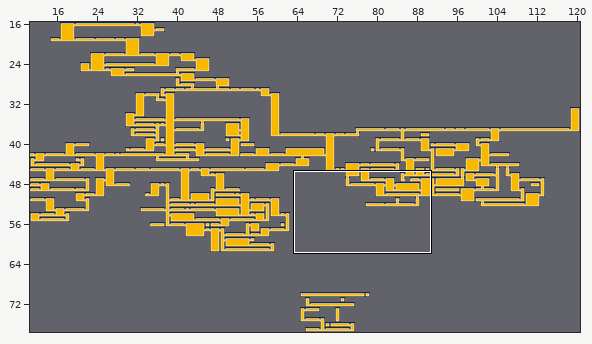
Tiled map: maps/worldmaptiles2.tmx. Above, an overview of the earlier version with the close-up marked.
Close-up. Before the edit:
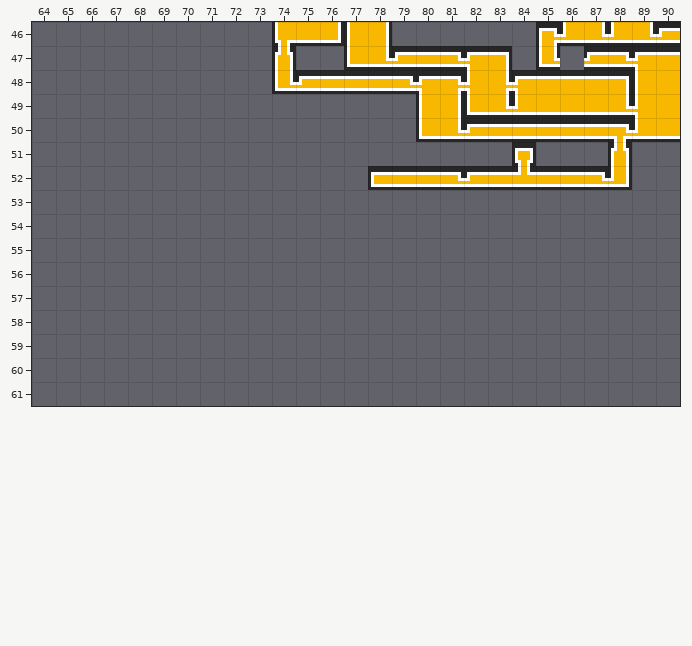
Cells are 16x16 px. Shown: x 64..90, y 46..61. The commit also changed other parts of the map, which this record leaves out.
And afterwards:
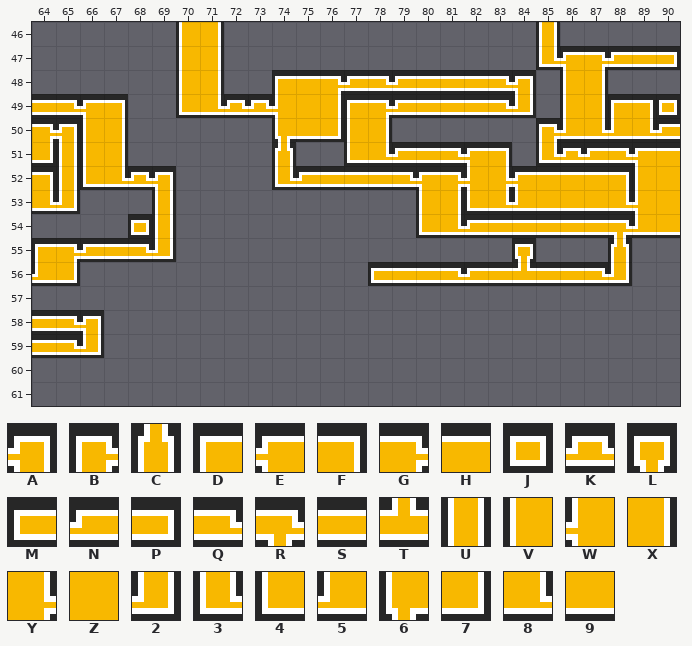
Key: from "maptiles": A 1, B 2, C 8, D 16, E 17, F 32, G 34, H 48, J 64, K 67, L 68, M 80, N 81, P 96, Q 98, R 102, S 112, T 120, U 128, V 144, W 145, X 160, Y 162, Z 176, 2 193, 3 194, 4 208, 5 209, 6 212, 7 224, 8 226, 9 240.
_ is an empty cell.
Change:
Layer "t1":
y 46: x 85..90 B5858N -> U_____
y 47: x 86..90 _____ -> EGNSP
y 48: x 86..87 __ -> VX
y 49: x 86..90 _____ -> VXDFJ
y 50: x 85..90 ______ -> B5858N
y 51: x 85..86 __ -> 3K
Layer "t3":
y 49: x 64..67 ____ -> SQEF
y 50: x 64..67 ____ -> GAVX
y 51: x 64..67 ____ -> 7UVX
y 52: x 64..69 ______ -> FU48KA
y 53: x 64..65 __ -> 82; x 69 _ -> U
y 54: x 68..69 __ -> JU
y 55: x 64..69 ______ -> DGNSQ2
y 56: x 64..65 __ -> 57
y 58: x 64..66 ___ -> SQA
y 59: x 64..66 ___ -> SQ2
Layer "town":
y 46..48: x 70..71 __ -> VX
y 49: x 70..72 ___ -> 48K
Layer "pits":
y 46: x 74..78 697VX -> _____
y 47: x 74 C -> _; x 77..83 48NSQEF -> _______; x 87..90 NQEH -> ____
y 48: x 74..90 3NSSSQEGWYEHHHFVZ -> DHGNQNSSSQA______
y 49: x 73..90 _______VX4859998WZ -> KWZXDGNSSSQ2______
y 50: x 74..78 _____ -> 697VX; x 80..90 48NSSSSSR59 -> ___________
y 51: x 74 _ -> C; x 77..84 _______L -> 48NSQEF_; x 87..90 _C__ -> NQEH
y 52: x 74..90 ____MSSQNSTSSQ2__ -> 3NSSSQEGWYEHHHFVZ
y 53: x 80..90 ___________ -> VX4859998WZ
y 54: x 80..90 ___________ -> 48NSSSSSR59
y 55: x 84 _ -> L; x 88 _ -> C
y 56: x 78..88 ___________ -> MSSQNSTSSQ2
